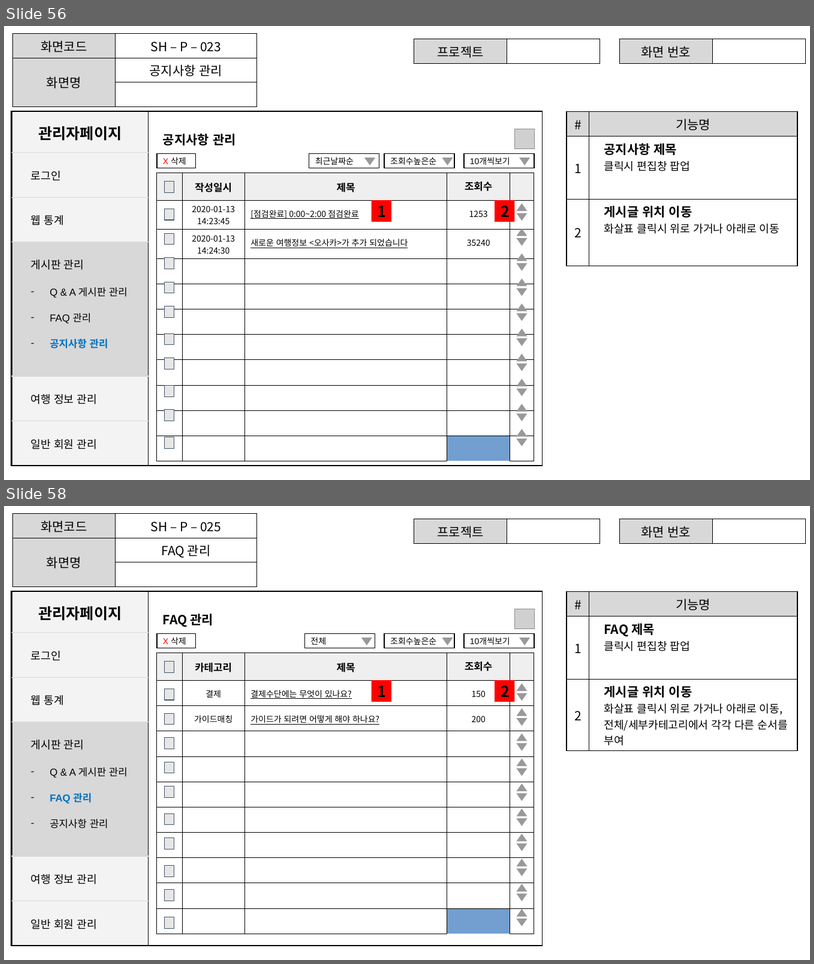
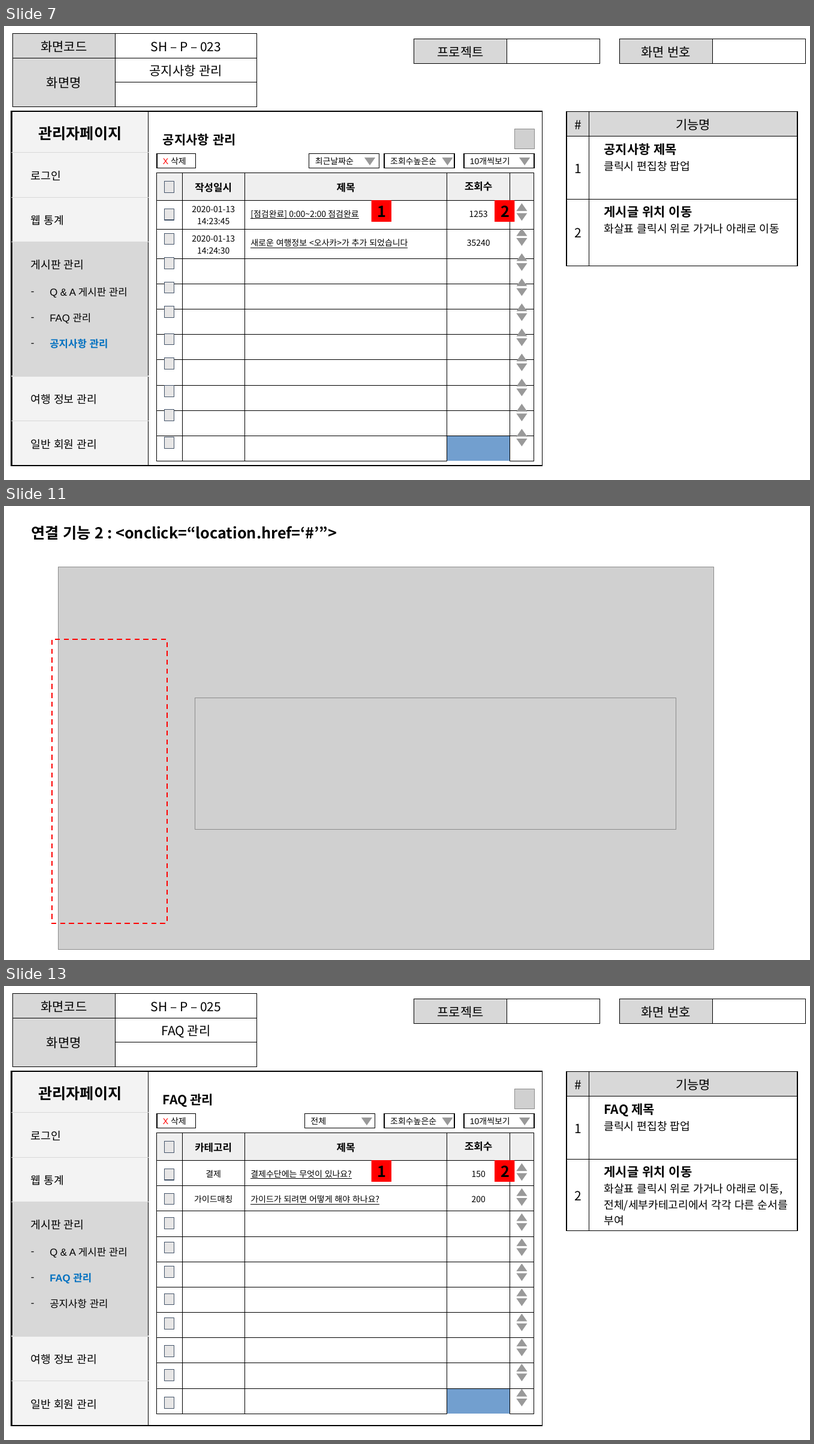
Before and after one commit to ezenteam2/TripMate, a slide deck: 2조 project02 - 서희.pptx. Shown one above the other, each under a label of ours: slides 56 and 58 before the commit, slides 7, 11 and 13 after it; the slides between them are not shown. The pictures are 814x964 and 814x1444 pixels, drawn with LibreOffice and Linux fonts; fonts in the diff are those of the drawing; grey boxes stand for pictures; background and template pictures are left out. Boxes give left, top, right and bottom in pixels: in the first picture for what was removed or moved away, otherwise in the second. Text is boxed around its words. In the diff, an @@ line names an element or a change of style, - is before the commit and + after.

```diff
--- a/2조 project02 - 서희.pptx
+++ b/2조 project02 - 서희.pptx
@@ slide 11 added at [4, 506, 810, 960], background #FFFFFF @@
@@ text added at [31, 526, 337, 540], 18 pt, text #000000, bold @@
+연결 기능 2 : <onclick=“location.href=‘#’”>
@@ picture added at [59, 567, 714, 949] @@
@@ rectangle added at [52, 639, 167, 923], outline #FF0000 1.5 pt dashed @@
@@ picture added at [195, 698, 677, 829] @@
@@ what was slide 56 is now slide 7 @@
@@ what was slide 58 is now slide 13 @@
```
Also in this commit, not shown: 10 other slides added, 60 slides removed.
